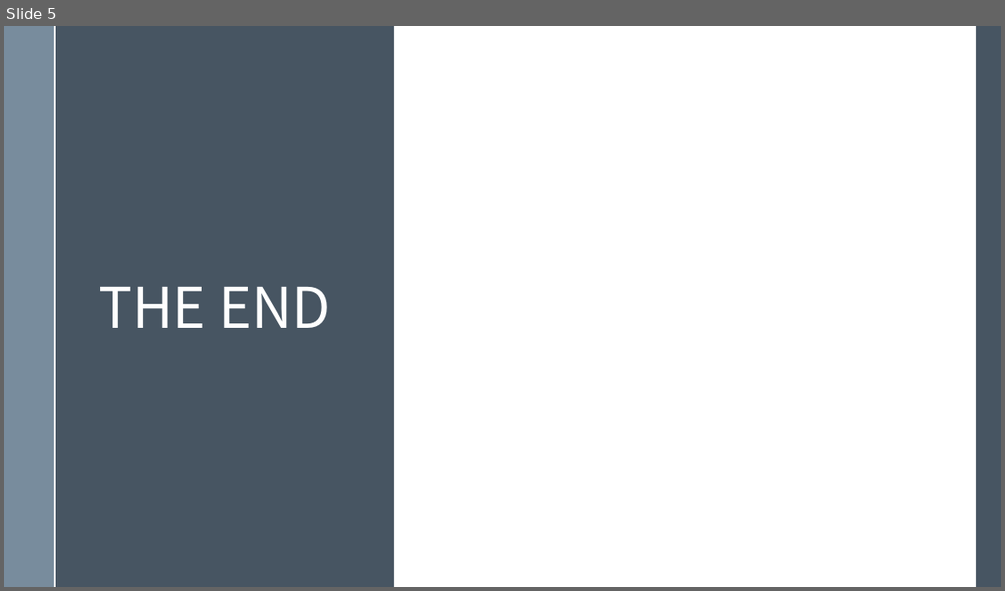
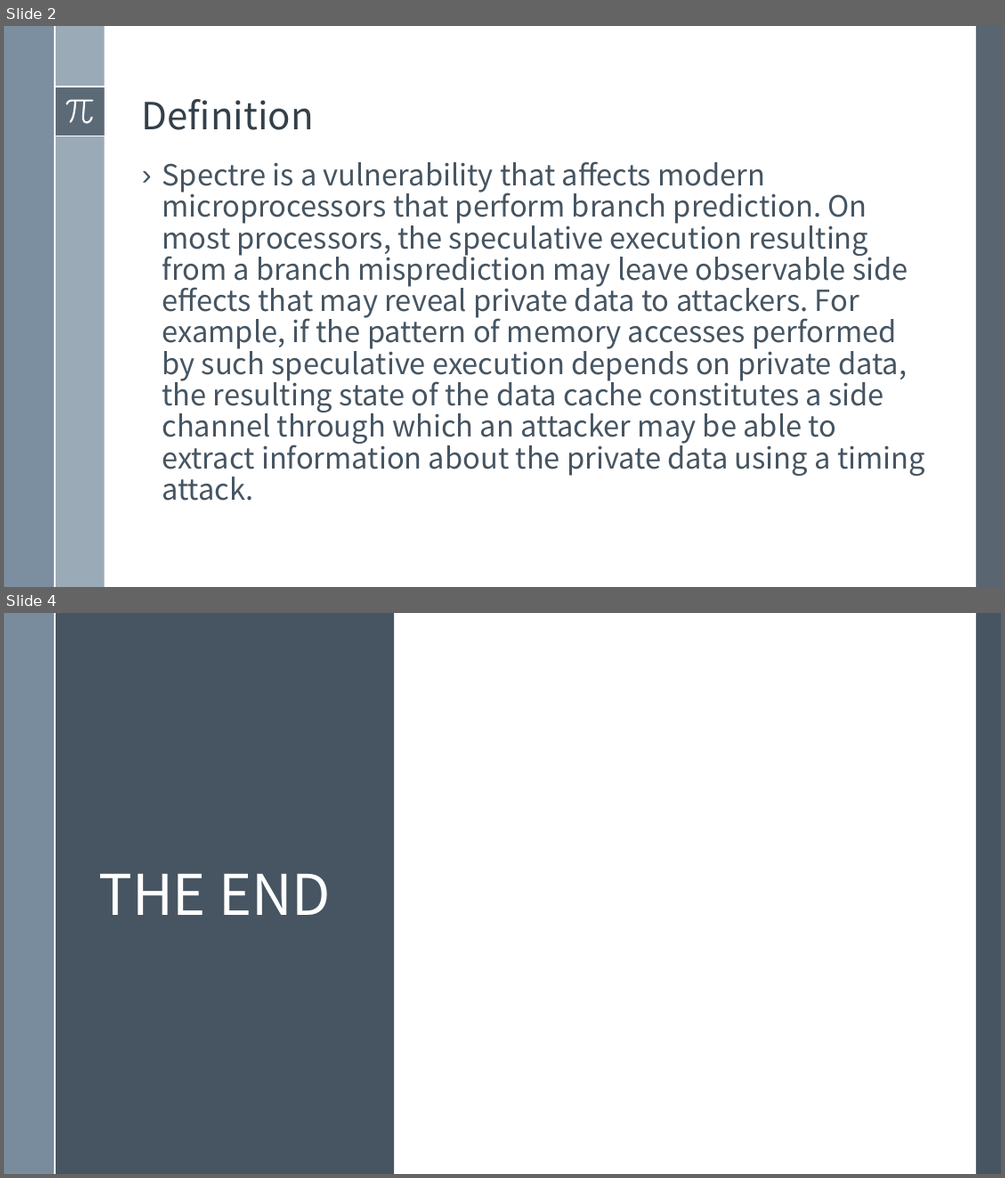
Before and after one commit to Luna1996/WUSTL, a slide deck: 571/CSE571S Final Project.pptx. Shown one above the other, each under a label of ours: slide 5 before the commit, slides 2 and 4 after it; the slides between them are not shown. The pictures are 1005x591 and 1005x1178 pixels, drawn with LibreOffice and Linux fonts; fonts in the diff are those of the drawing. Boxes give left, top, right and bottom in pixels: in the first picture for what was removed or moved away, otherwise in the second. Text is boxed around its words. In the diff, an @@ line names an element or a change of style, - is before the commit and + after.

```diff
--- a/571/CSE571S Final Project.pptx
+++ b/571/CSE571S Final Project.pptx
@@ slide 2 added at box(4, 26, 1001, 587), background #FFFFFF @@
@@ rectangle added at box(4, 26, 54, 587), fill #6A8093 at 88% opacity @@
@@ rectangle added at box(54, 26, 105, 587), fill #9BAAB7 @@
@@ line added from (54, 26) to (54, 587), #FFFFFF 1.5 pt @@
@@ rectangle added at box(976, 26, 1001, 587), fill #475562 at 90% opacity @@
@@ rectangle added at box(54, 87, 105, 136), fill #475562 at 75% opacity @@
@@ line added from (54, 87) to (105, 87), #FFFFFF 1.5 pt @@
@@ freeform shape added at box(66, 99, 94, 123), fill #FFFFFF @@
@@ title added at box(142, 99, 314, 130), 36 pt, text #35404A @@
+Definition
@@ line added from (54, 136) to (105, 136), #FFFFFF 1.5 pt @@
@@ text added at box(162, 161, 925, 500), 28 pt, text #465562 @@
+› Spectre is a vulnerability that affects modern microprocessors that perform branch prediction. On most processors, the speculative execution resulting from a branch misprediction may leave observable side effects that may reveal private data to attackers. For example, if the pattern of memory accesses performed by such speculative execution depends on private data, the resulting state of the data cache constitutes a side channel through which an attacker may be able to extract information about the private data using a timing attack.
@@ what was slide 5 is now slide 4 @@
```
Also in this commit, not shown: 1 slide changed, 1 other slide added, 3 slides removed, 7 other files.
